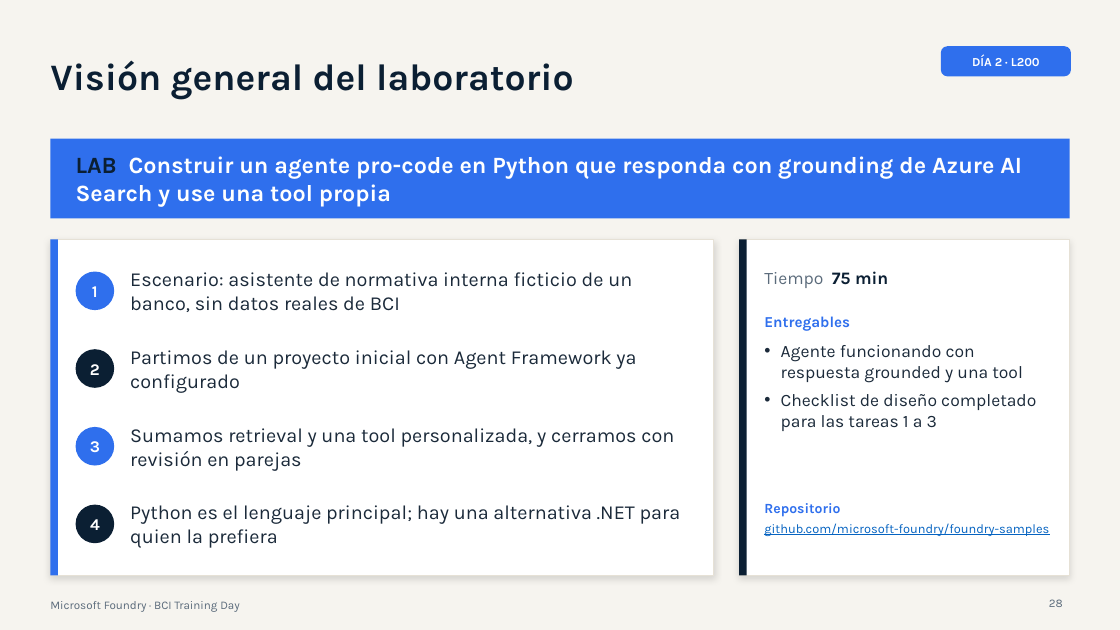
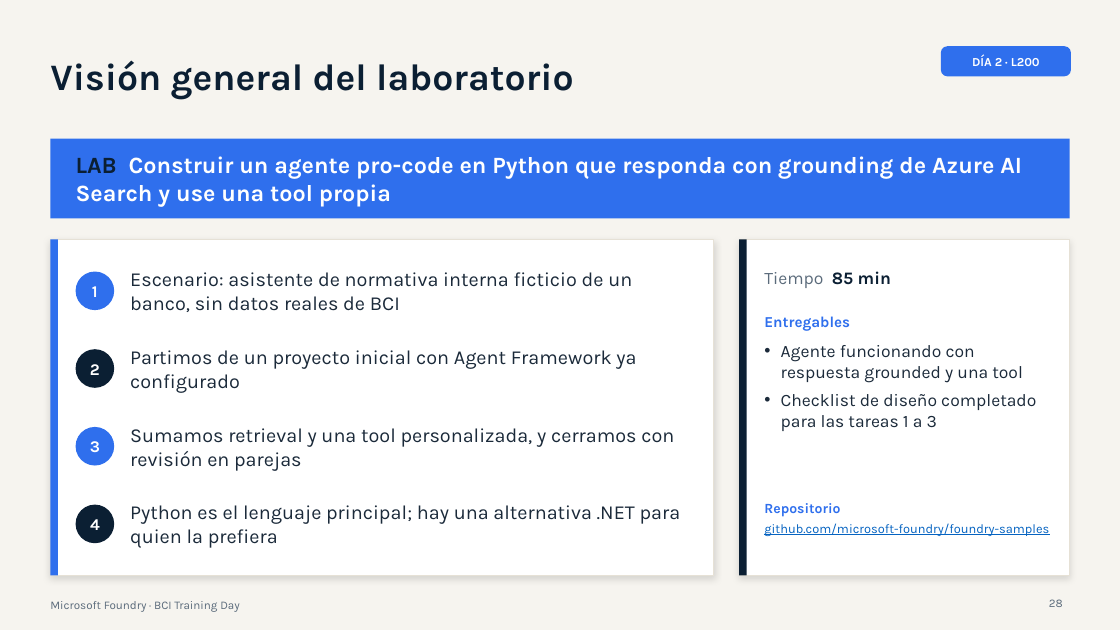
Before and after one commit to valegrajales/bci_workshop, a slide deck: slide 28 of presentaciones/BCI_Foundry_Dia2_L200_Agentes_RAG.pptx. Drawn at 1120x630 pixels with LibreOffice and Linux fonts; fonts in the diff are those of the drawing. Boxes give left, top, right and bottom in pixels: in the first picture for what was removed or moved away, otherwise in the second. Text is boxed around its words. In the diff, an @@ line names an element or a change of style, - is before the commit and + after.

```diff
--- a/presentaciones/BCI_Foundry_Dia2_L200_Agentes_RAG.pptx
+++ b/presentaciones/BCI_Foundry_Dia2_L200_Agentes_RAG.pptx
@@ text at <box>764,271,891,288</box>: text changed @@
-Tiempo 75 min
+Tiempo 85 min
```
Also in this commit, not shown: 7 other slides changed, 9 other files.
